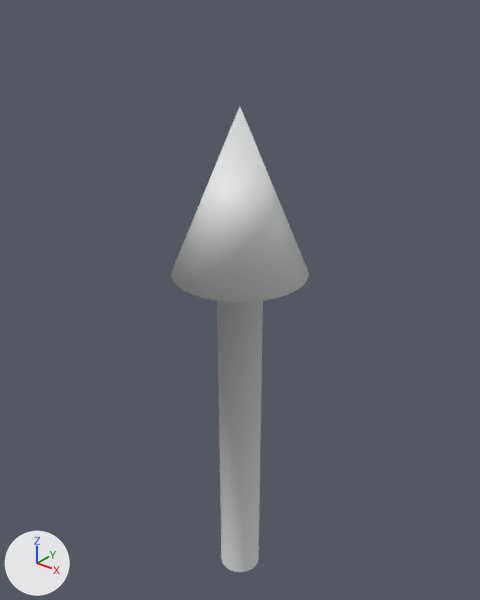
An edit to the OBJ model app/models/axis_y.obj, drawn before and after from the same camera.
The view is the same before and after, from a 50 mm camera at (1.178, -1.473, 2.018) aimed at (-0.038, 0.047, 1.075). The axes (+X, +Y, +Z) are drawn at lower left. The lights are the same throughout. Where no turn or scale is listed for an object, it has been applied to the vertices.

Objects in the first picture: 'axis_y'.
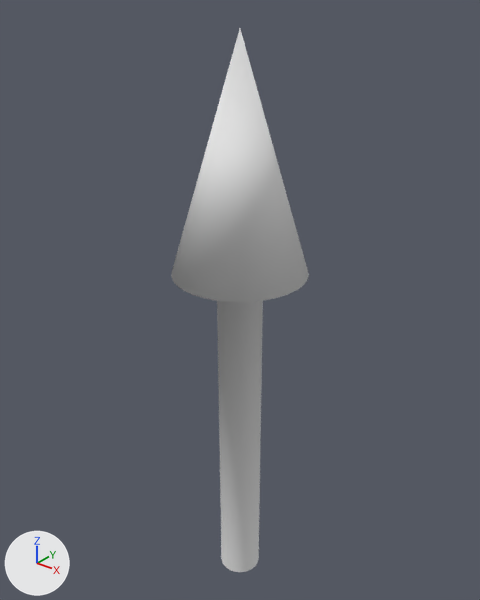
The change, as a diff of the scene's bpy script:
```diff
--- a/app/models/axis_y.obj.py
+++ b/app/models/axis_y.obj.py
@@ me_axis_y @@
 me_axis_y.from_pydata(...)  # 97 vertices, 96 faces; spans x -0.21..0.21, y -0.21..0.21, z 0.0..1.7
 # used by ob_axis_y; location = (0.0, 0.0, 0.0)
-me_axis_y.vertices[96].co = (0.0, 0.0, 1.7)  # pixel (239, 105)
+# me_axis_y part 1
+me_axis_y.vertices[96].co = (0.0, 0.0, 1.9)  # pixel (239, 27)
```

Pixel boxes (x1, y1, x2, y2) of what changed, in the pictures (480 x 600 px; the box of a moved part takes in the faces that stretch with it):
'axis_y', reshaped (17% taller): before (171, 107, 309, 572); after (171, 29, 309, 572)
part 1 of me_axis_y, moved or reshaped: before (176, 107, 306, 271); after (175, 29, 306, 271)
